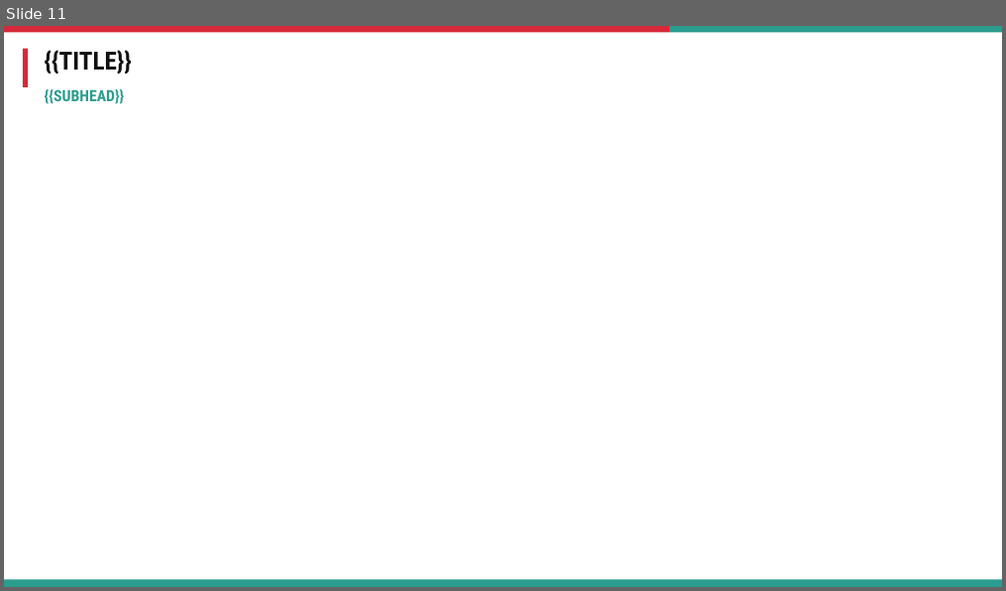
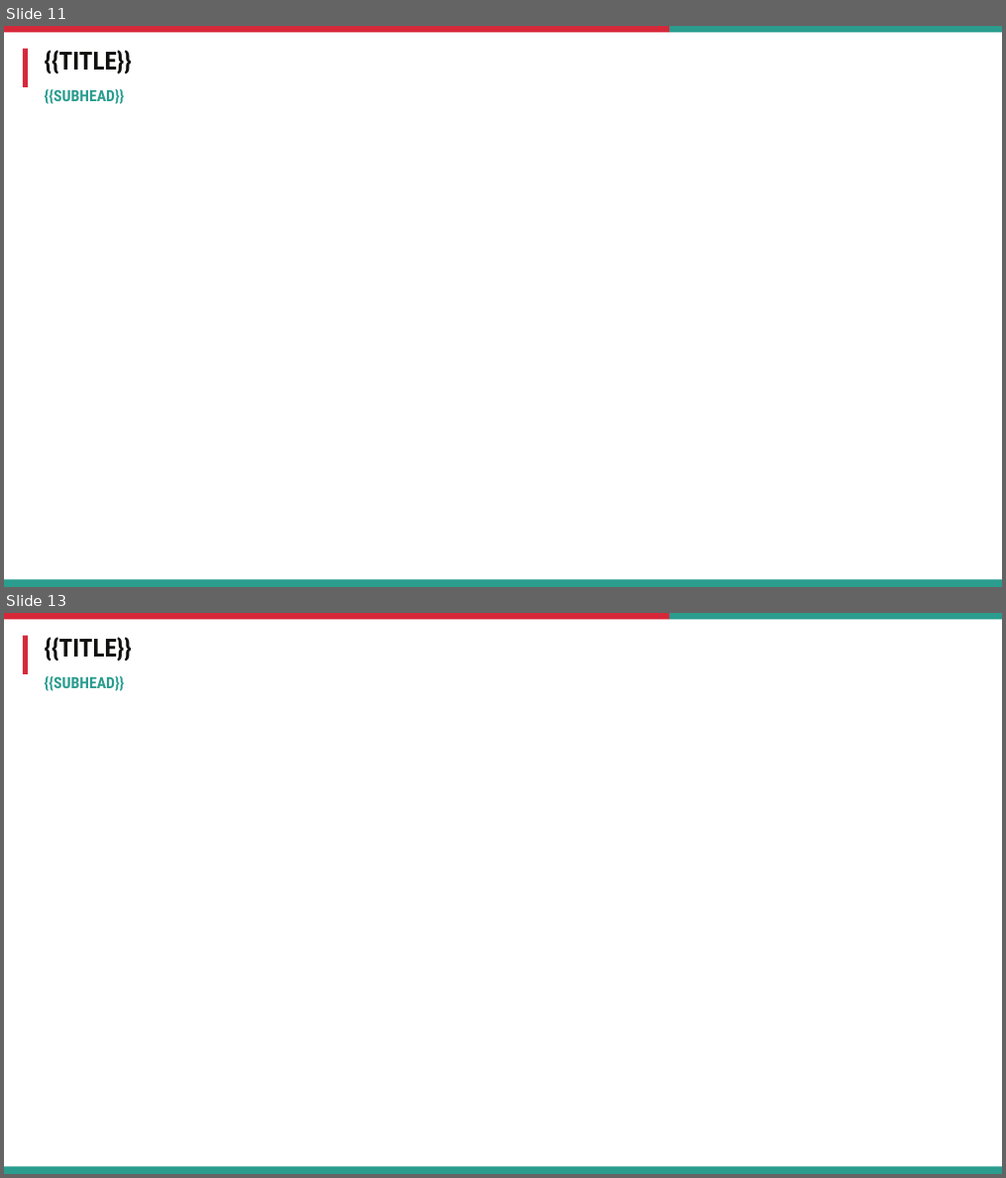
Before and after one commit to athu07/Deck-Engine, a slide deck: data/templates/skills_templates.pptx. Shown one above the other, each under a label of ours: slide 11 before the commit, slides 11 and 13 after it; the slides between them are not shown. The pictures are 1006x591 and 1006x1178 pixels, drawn with LibreOffice and Linux fonts; fonts in the diff are those of the drawing. Boxes give left, top, right and bottom in pixels: in the first picture for what was removed or moved away, otherwise in the second. Text is boxed around its words. In the diff, an @@ line names an element or a change of style, - is before the commit and + after.

```diff
--- a/data/templates/skills_templates.pptx
+++ b/data/templates/skills_templates.pptx
@@ slide 13 added at [4,613,1002,1174], background #FFFFFF @@
@@ rectangle added at [4,613,669,619], fill #D62839 @@
@@ rectangle added at [23,636,28,674], fill #D62839 @@
@@ text added at [45,637,132,662], 24 pt, text #111110, bold @@
+{{TITLE}}
@@ rectangle added at [669,613,1002,619], fill #2A9D8F @@
@@ text added at [45,676,125,691], 15 pt, text #2A9D8F, bold @@
+{{SUBHEAD}}
@@ rectangle added at [4,1167,1002,1174], fill #2A9D8F @@
```
Also in this commit, not shown: 9 other slides added, 39 other files.
